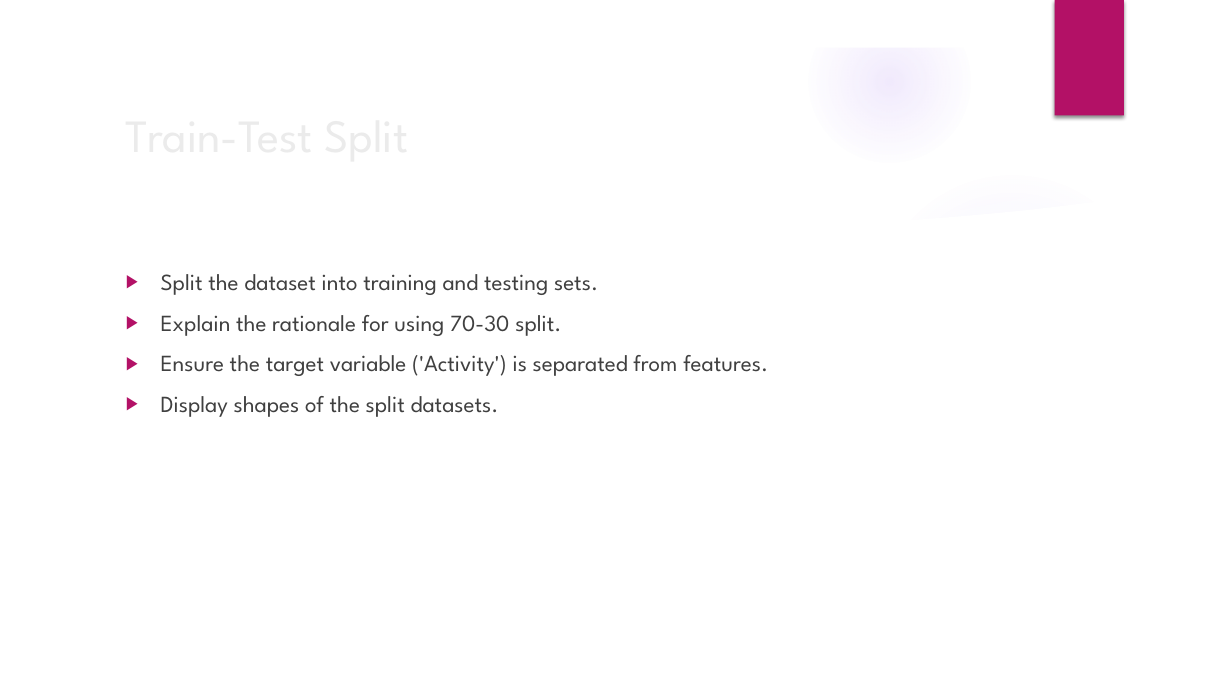
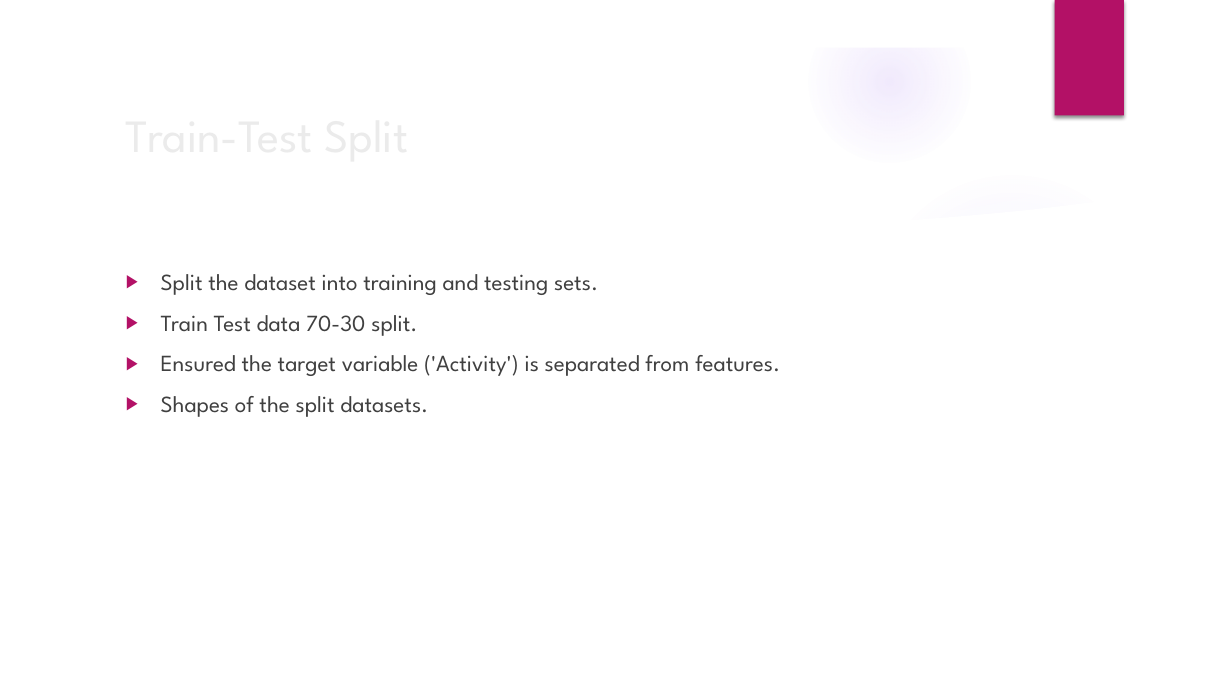
Before and after one commit to Guruzaran/Employee-Check-in-System, a slide deck: slide 13 of Contactless-Employee-Check-In-System-Model-Report.pptx. Drawn at 1232x693 pixels with LibreOffice and Linux fonts; fonts in the diff are those of the drawing; background and template pictures are left out. Boxes give left, top, right and bottom in pixels: in the first picture for what was removed or moved away, otherwise in the second. Text is boxed around its words. In the diff, an @@ line names an element or a change of style, - is before the commit and + after.

Commit message:
Update ppt

```diff
--- a/Contactless-Employee-Check-In-System-Model-Report.pptx
+++ b/Contactless-Employee-Check-In-System-Model-Report.pptx
@@ text at (x1=161, y1=315, x2=780, y2=417): text changed @@
-▶ Explain the rationale for using 70-30 split.
-▶ Ensure the target variable ('Activity') is separated from features.
-▶ Display shapes of the split datasets.
+▶ Train Test data 70-30 split.
+▶ Ensured the target variable ('Activity') is separated from features.
+▶ Shapes of the split datasets.
```
